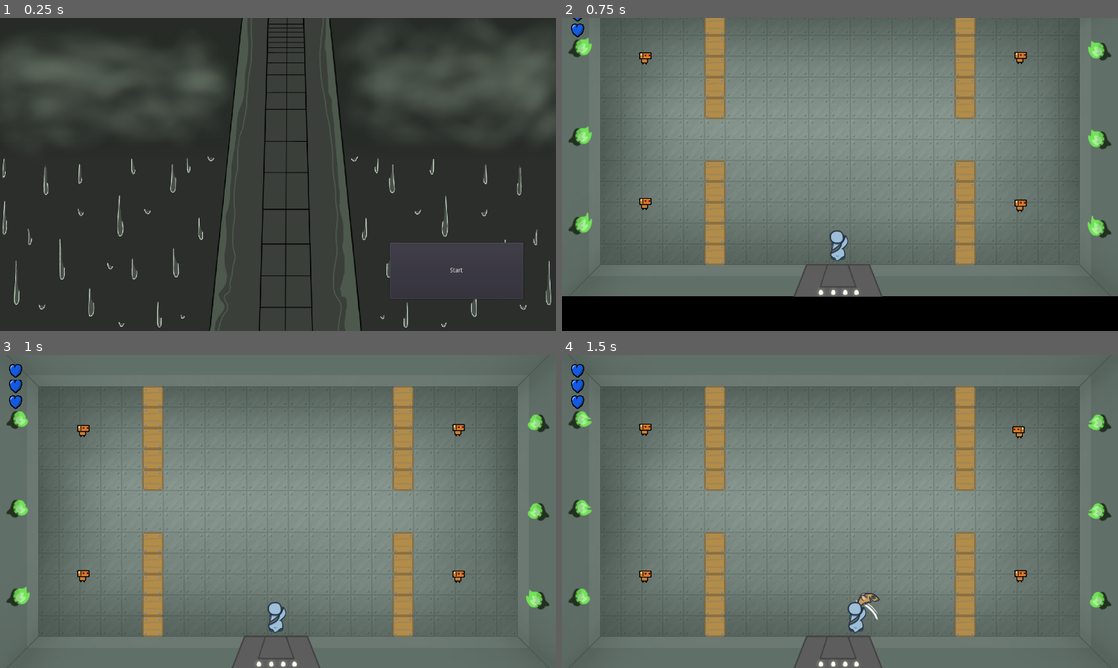
Above: before the commit, frames 1-4 (two rows, left to right).
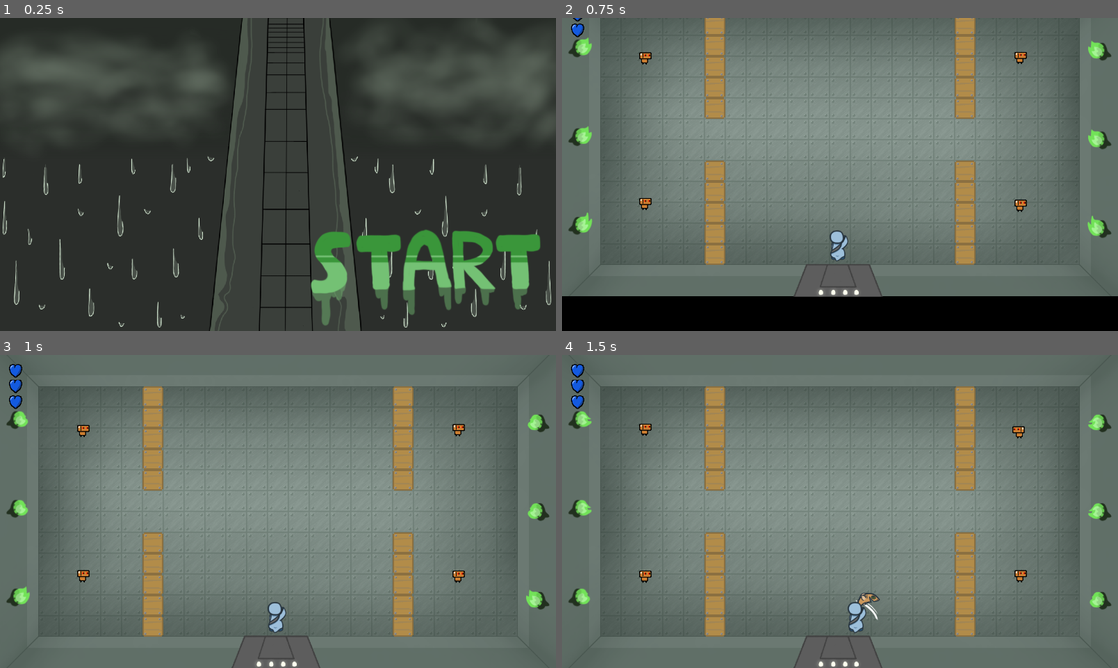
Above: after the commit, the same moments.

Repository: actually-reb/fenrir-2020
Game: Godot game, scene res://scene/Main.tscn
The game is run twice, just before and just after one commit, with the same random seed, the same clock (stepped at 60 frames per second) and the same inputs.
Inputs (mouse positions are in pixels of both pictures, inside the frame that each line leads up to; where the layout moved, square brackets give the same spot in the first picture):
- Up to frame 1 (0.25 s): no input
- Up to frame 2 (0.75 s): click (990, 268) [1017, 271] at 0.5 s
- Up to frame 3 (1 s): no input
- Up to frame 4 (1.5 s): move the mouse to (962, 495) at 1.27 s; hold D (move_right) from 1.28 s (still down); click (962, 495) at 1.42 s

The runs differ from the first frame. In frame 1, 5.9% of the frame differs, in the area x 55-98%, y 67-99%; in frame 2, nothing differs; in frame 3, nothing differs; in frame 4, nothing differs.

Commit message:
start button graphic

Diff:
--- a/scene/Title.tscn
+++ b/scene/Title.tscn
@@ -1,8 +1,9 @@
-[gd_scene load_steps=4 format=2]
+[gd_scene load_steps=5 format=2]
 
 [ext_resource path="res://sprite/game_menu.png" type="Texture" id=1]
 [ext_resource path="res://music/titlescreen.ogg" type="AudioStream" id=2]
 [ext_resource path="res://scene/Title.gd" type="Script" id=3]
+[ext_resource path="res://sprite/start_button.png" type="Texture" id=4]
 
 [node name="Title" type="Node2D"]
 script = ExtResource( 3 )
@@ -18,11 +19,12 @@
 centered = false
 
 [node name="StartButton" type="Button" parent="."]
-margin_left = 898.324
-margin_top = 516.568
-margin_right = 1205.32
-margin_bottom = 645.568
-text = "Start"
+margin_left = 650.877
+margin_top = 436.577
+margin_right = 1313.88
+margin_bottom = 716.577
+icon = ExtResource( 4 )
+flat = true
 __meta__ = {
 "_edit_use_anchors_": false
 }
Not shown, added: sprite/start_button.png.import
